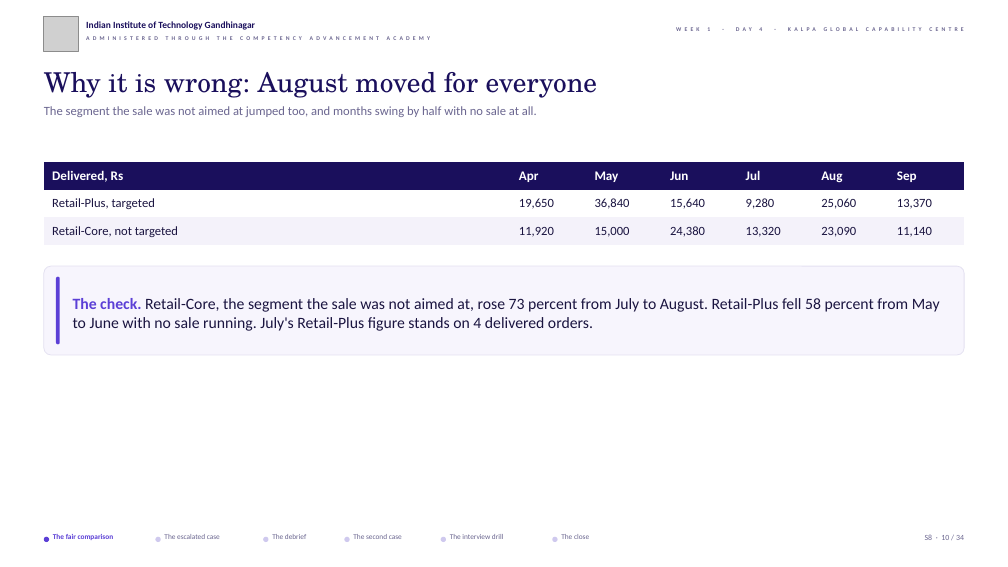
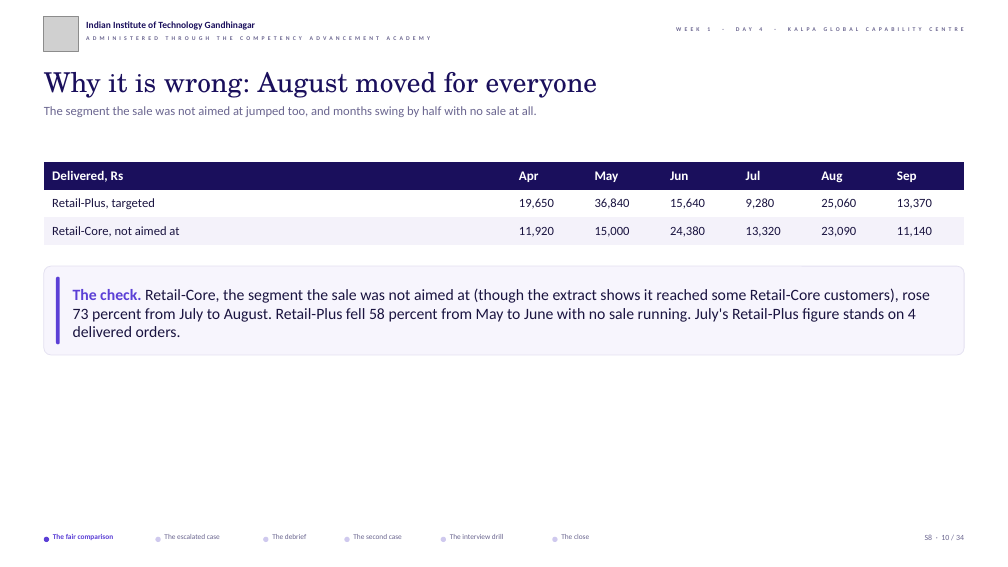
Before and after one commit to fde-academy-lab/c2-content-factory, a slide deck: slide 10 of content/W01/D4/slides/C2_W01_D04_half2_STUDENT.pptx. Drawn at 1008x567 pixels with LibreOffice and Linux fonts; fonts in the diff are those of the drawing; grey boxes stand for pictures; background and template pictures are left out. Boxes give left, top, right and bottom in pixels: in the first picture for what was removed or moved away, otherwise in the second. Text is boxed around its words. In the diff, an @@ line names an element or a change of style, - is before the commit and + after.

```diff
--- a/content/W01/D4/slides/C2_W01_D04_half2_STUDENT.pptx
+++ b/content/W01/D4/slides/C2_W01_D04_half2_STUDENT.pptx
@@ table at [44, 162, 964, 245] @@
-row 3, column 1: Retail-Core, not targeted
+row 3, column 1: Retail-Core, not aimed at
@@ text at [73, 288, 930, 337]: text changed @@
-The check. Retail-Core, the segment the sale was not aimed at, rose 73 percent from July to August. Retail-Plus fell 58 percent from May to June with no sale running. July's Retail-Plus figure stands on 4 delivered orders.
+The check. Retail-Core, the segment the sale was not aimed at (though the extract shows it reached some Retail-Core customers), rose 73 percent from July to August. Retail-Plus fell 58 percent from May to June with no sale running. July's Retail-Plus figure stands on 4 delivered orders.
```
Also in this commit, not shown: 2 other slides changed, 12 other files.
